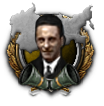
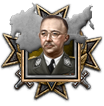
Layer changes from the first 104×106 image to the second:
renamed "Слой 2" to "Слой 7", painted on it over [26, 14, 75, 86]
removed layer "Слой 1" over [0, 8, 100, 101]
renamed "Слой 5" to "Слой 6", moved it above "Layer 1", painted on it over [0, 3, 103, 103]
